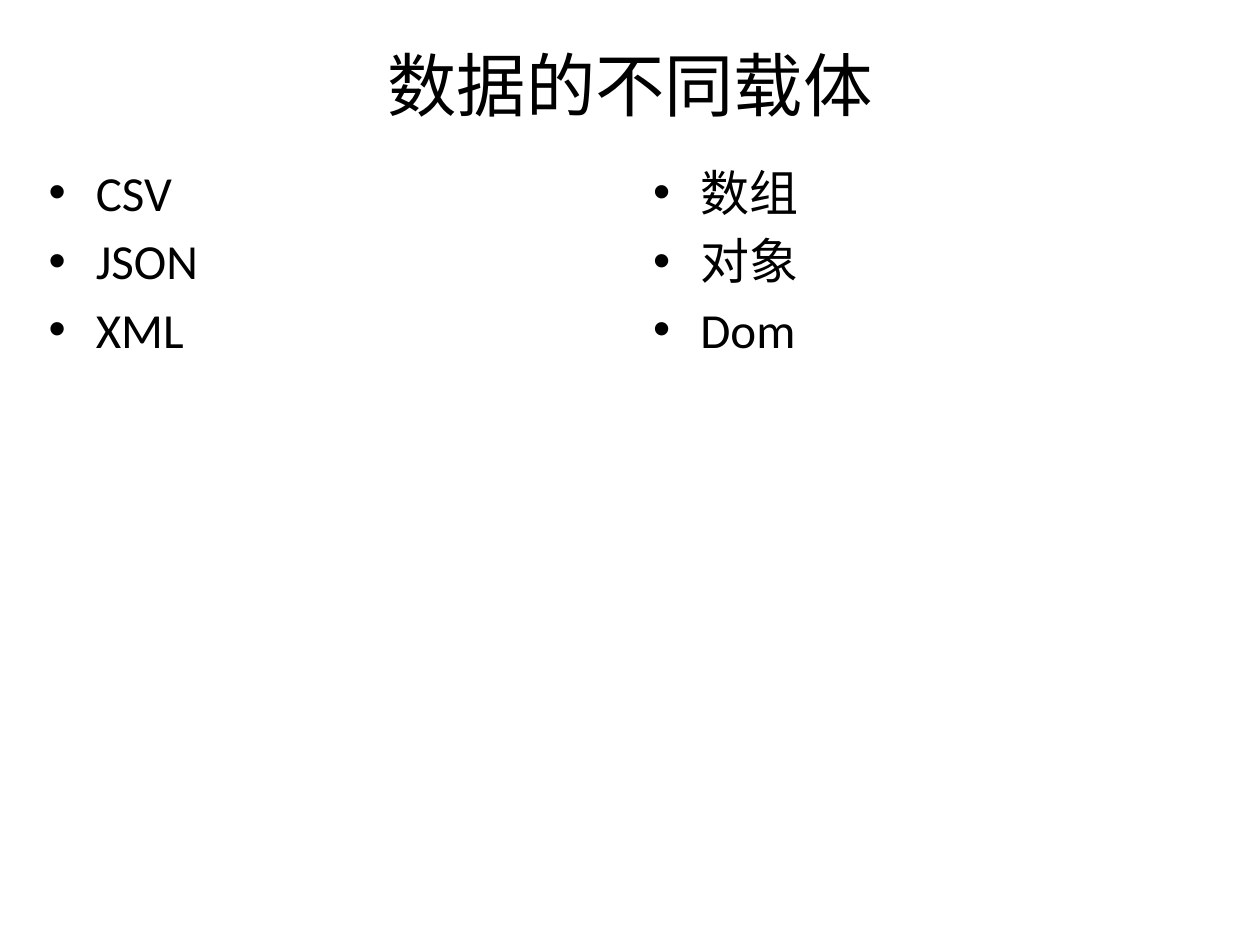
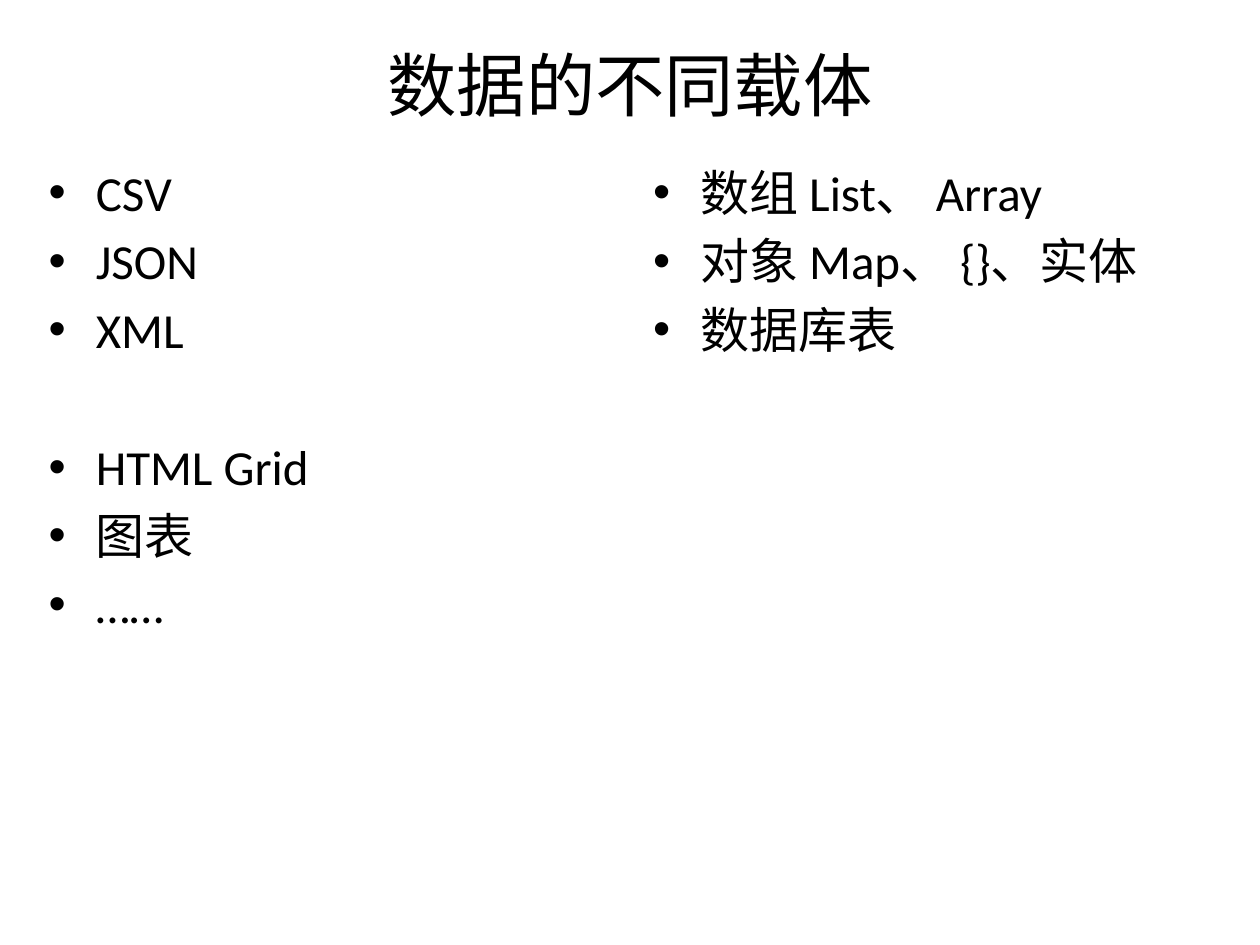
Before and after one commit to boubei-com/boubei-learn, a slide deck: slide 7 of doc/6.Java vs JS.pptx. Drawn at 1260x945 pixels with LibreOffice and Linux fonts; fonts in the diff are those of the drawing. Boxes give left, top, right and bottom in pixels: in the first picture for what was removed or moved away, otherwise in the second. Text is boxed around its words. In the diff, an @@ line names an element or a change of style, - is before the commit and + after.

```diff
--- a/doc/6.Java vs JS.pptx
+++ b/doc/6.Java vs JS.pptx
@@ text at [700,169,1138,352]: text changed @@
-• 数组
-• 对象
-• Dom
+• 数组 List、 Array
+• 对象 Map、 {}、实体
+• 数据库表
@@ text at [96,451,309,558]: paragraphs added @@
+• HTML Grid
+• 图表
+• ……
```
Also in this commit, not shown: 2 other files.
